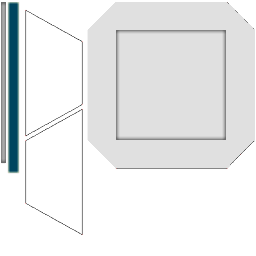
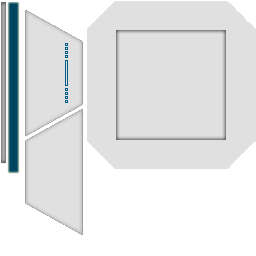
The second 256x256 image is a revision of the first. Changes to its layers:
added group "Group 4" with 2 layers above "Group 2" over <box>65,43,68,103</box>
added layer "Layer 8" in group "Group 4" over <box>65,43,68,103</box>
added group "Group 3" with 1 layers above "Group 1" over <box>25,10,83,235</box>
added layer "Layer 7" in group "Group 3" over <box>25,10,83,235</box>
